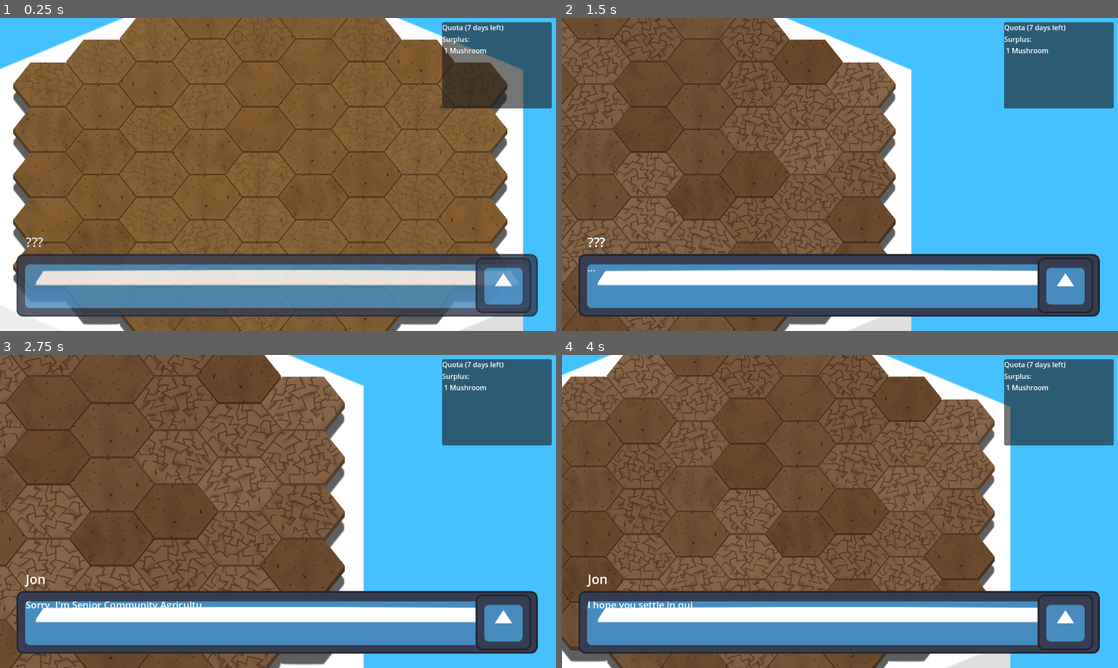
Above: before the commit, frames 1-4 (two rows, left to right).
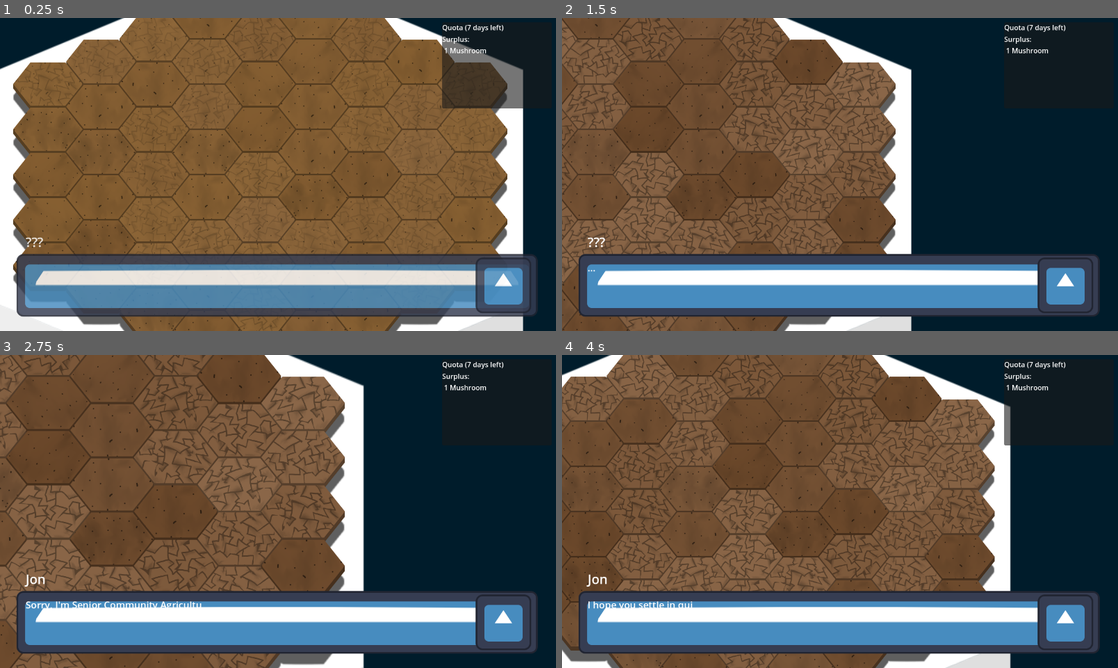
Above: after the commit, the same moments.

Repository: CiaranWoodward/LD54
Game: Godot game, scene res://Level.tscn
The game is run twice, just before and just after one commit, with the same random seed, the same clock (stepped at 60 frames per second) and the same inputs. The engine's default icon, where the game draws it, is replaced by a stand-in: a white triangle on a blue panel in a dark square.
Inputs (mouse positions are in pixels of both pictures, inside the frame that each line leads up to):
- Up to frame 1 (0.25 s): no input
- Up to frame 2 (1.5 s): move the mouse to (962, 158) at 0.52 s; hold Right (ui_right) 0.53-1.25 s; click (962, 158) at 0.6 s; drag from (728, 190) to (812, 237) at 1.27 s
- Up to frame 3 (2.75 s): tap Enter at 2 s; move the mouse to (333, 442) at 2.02 s; hold Right (ui_right) from 2.03 s (still down); hold Mouse wheel up (zoom_out) from 2.03 s (still down)
- Up to frame 4 (4 s): release Right (ui_right) at 2.75 s; release Mouse wheel up (zoom_out) at 2.75 s; drag from (812, 574) to (673, 464) at 2.77 s; tap Space at 3.5 s; move the mouse to (1006, 558) at 3.52 s; hold Left (ui_left) from 3.53 s (still down); hold Mouse wheel down (zoom_in) from 3.53 s (still down)

The runs differ from the first frame. In frame 1, 9.4% of the frame differs, in the area x 0-100%, y 0-100%; in frame 2, 32%, in the area x 40-100%, y 0-100%; in frame 3, 29%; in frame 4, 18%.

Commit message:
work on daycycle anim and cloud particles

Diff:
--- a/Level.tscn
+++ b/Level.tscn
@@ -94,6 +94,7 @@
 
 [sub_resource type="Animation" id="Animation_qj57s"]
 resource_name = "DayCycle"
+step = 0.05
 tracks/0/type = "value"
 tracks/0/imported = false
 tracks/0/enabled = true
@@ -118,6 +119,42 @@
 "update": 0,
 "values": [Color(0.921569, 0.843137, 0, 1), Color(1, 1, 1, 1), Color(1, 1, 1, 1), Color(1, 0.533333, 0, 1)]
 }
+tracks/2/type = "value"
+tracks/2/imported = false
+tracks/2/enabled = true
+tracks/2/path = NodePath("Sky:self_modulate")
+tracks/2/interp = 1
+tracks/2/loop_wrap = true
+tracks/2/keys = {
+"times": PackedFloat32Array(0, 0.2, 0.8, 1),
+"transitions": PackedFloat32Array(1, 1, 1, 1),
+"update": 0,
+"values": [Color(0, 0.109804, 0.168627, 1), Color(0, 0.701961, 0.972549, 1), Color(0, 0.699219, 0.96875, 1), Color(0, 0.109804, 0.168627, 1)]
+}
+tracks/3/type = "value"
+tracks/3/imported = false
+tracks/3/enabled = true
+tracks/3/path = NodePath("Pillar/Shadow:position")
+tracks/3/interp = 1
+tracks/3/loop_wrap = true
+tracks/3/keys = {
+"times": PackedFloat32Array(0, 0.2, 0.5, 0.8, 1),
+"transitions": PackedFloat32Array(1, 1, 1, 1, 1),
+"update": 0,
+"values": [Vector2(-4, 0), Vector2(-4, 0), Vector2(-12.5, 0), Vector2(-20.5, 0), Vector2(-30, 0)]
+}
+tracks/4/type = "value"
+tracks/4/imported = false
+tracks/4/enabled = true
+tracks/4/path = NodePath("Pillar/Shadow:self_modulate")
+tracks/4/interp = 1
+tracks/4/loop_wrap = true
+tracks/4/keys = {
+"times": PackedFloat32Array(0, 0.2, 0.8, 1),
+"transitions": PackedFloat32Array(1, 1, 1, 1),
+"update": 0,
+"values": [Color(0, 0, 0, 0), Color(0, 0, 0, 0.627451), Color(0, 0, 0, 0.627451), Color(0, 0, 0, 0)]
+}
 
 [sub_resource type="Animation" id="Animation_oeqfv"]
 length = 0.001
@@ -145,6 +182,42 @@
 "update": 0,
 "values": [Color(0.921569, 0.843137, 0, 1)]
 }
+tracks/2/type = "value"
+tracks/2/imported = false
+tracks/2/enabled = true
+tracks/2/path = NodePath("Sky:self_modulate")
+tracks/2/interp = 1
+tracks/2/loop_wrap = true
+tracks/2/keys = {
+"times": PackedFloat32Array(0),
+"transitions": PackedFloat32Array(1),
+"update": 0,
+"values": [Color(0, 0.109804, 0.168627, 1)]
+}
+tracks/3/type = "value"
+tracks/3/imported = false
+tracks/3/enabled = true
+tracks/3/path = NodePath("Pillar/Shadow:position")
+tracks/3/interp = 1
+tracks/3/loop_wrap = true
+tracks/3/keys = {
+"times": PackedFloat32Array(0),
+"transitions": PackedFloat32Array(1),
+"update": 0,
+"values": [Vector2(-13, 0)]
+}
+tracks/4/type = "value"
+tracks/4/imported = false
+tracks/4/enabled = true
+tracks/4/path = NodePath("Pillar/Shadow:self_modulate")
+tracks/4/interp = 1
+tracks/4/loop_wrap = true
+tracks/4/keys = {
+"times": PackedFloat32Array(0),
+"transitions": PackedFloat32Array(1),
+"update": 0,
+"values": [Color(0, 0, 0, 0.627451)]
+}
 
 [sub_resource type="AnimationLibrary" id="AnimationLibrary_ibd4w"]
 _data = {
@@ -156,7 +229,7 @@
 script = ExtResource("1_k876p")
 
 [node name="Sky" type="TextureRect" parent="."]
-self_modulate = Color(0.270588, 0.756863, 1, 1)
+self_modulate = Color(0, 0.109804, 0.168627, 1)
 custom_minimum_size = Vector2(4000, 3000)
 anchors_preset = 5
 anchor_left = 0.5
@@ -169,6 +242,17 @@
 texture = SubResource("GradientTexture1D_1aqi2")
 
 [node name="Clouds" type="CPUParticles2D" parent="Sky"]
+position = Vector2(0, 949)
+lifetime = 22.0
+texture = ExtResource("7_rqtcc")
+emission_shape = 3
+emission_rect_extents = Vector2(1, 1000)
+spread = 0.0
+gravity = Vector2(0, 0)
+initial_velocity_min = 200.0
+initial_velocity_max = 400.0
+scale_amount_min = 0.5
+scale_amount_max = 0.5
 
 [node name="SunPath" type="Path2D" parent="Sky"]
 position = Vector2(1738, 823)
@@ -273,6 +357,7 @@
 }
 
 [node name="DayCycle" type="AnimationPlayer" parent="."]
+speed_scale = 0.1
 libraries = {
 "": SubResource("AnimationLibrary_ibd4w")
 }
